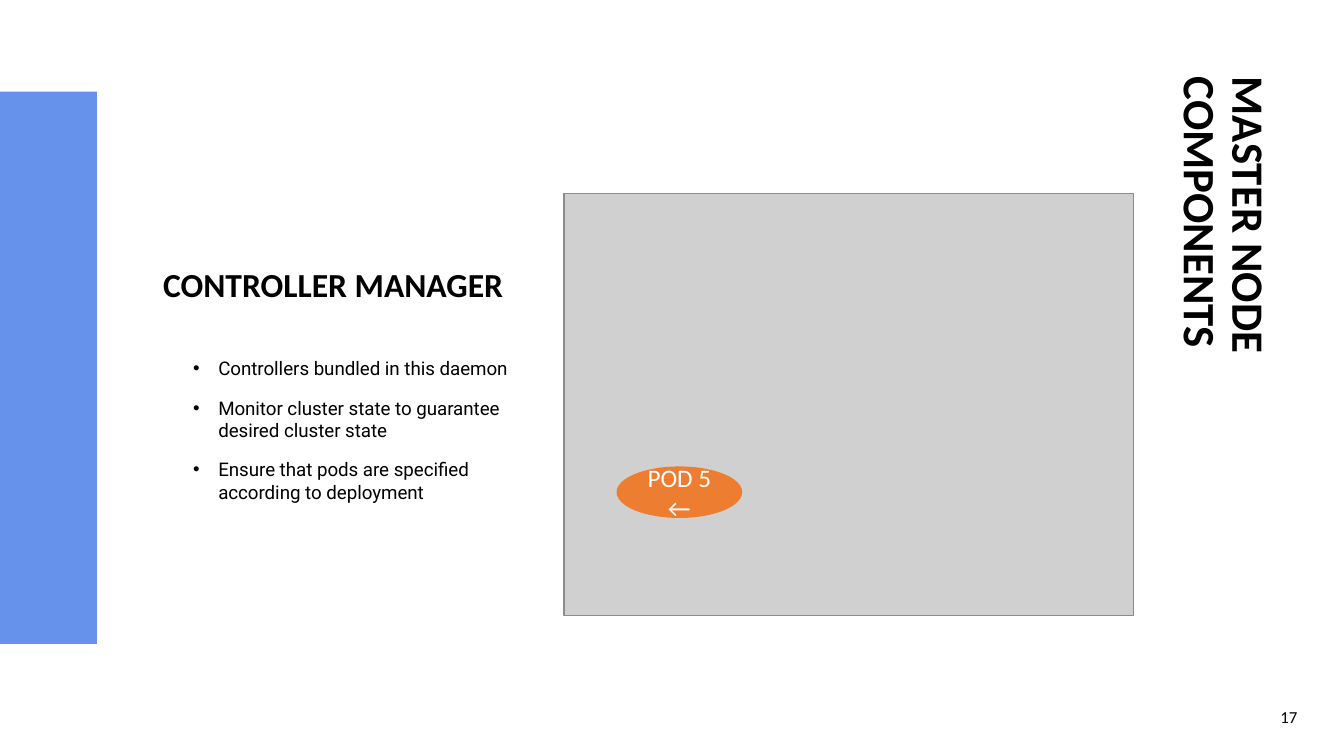
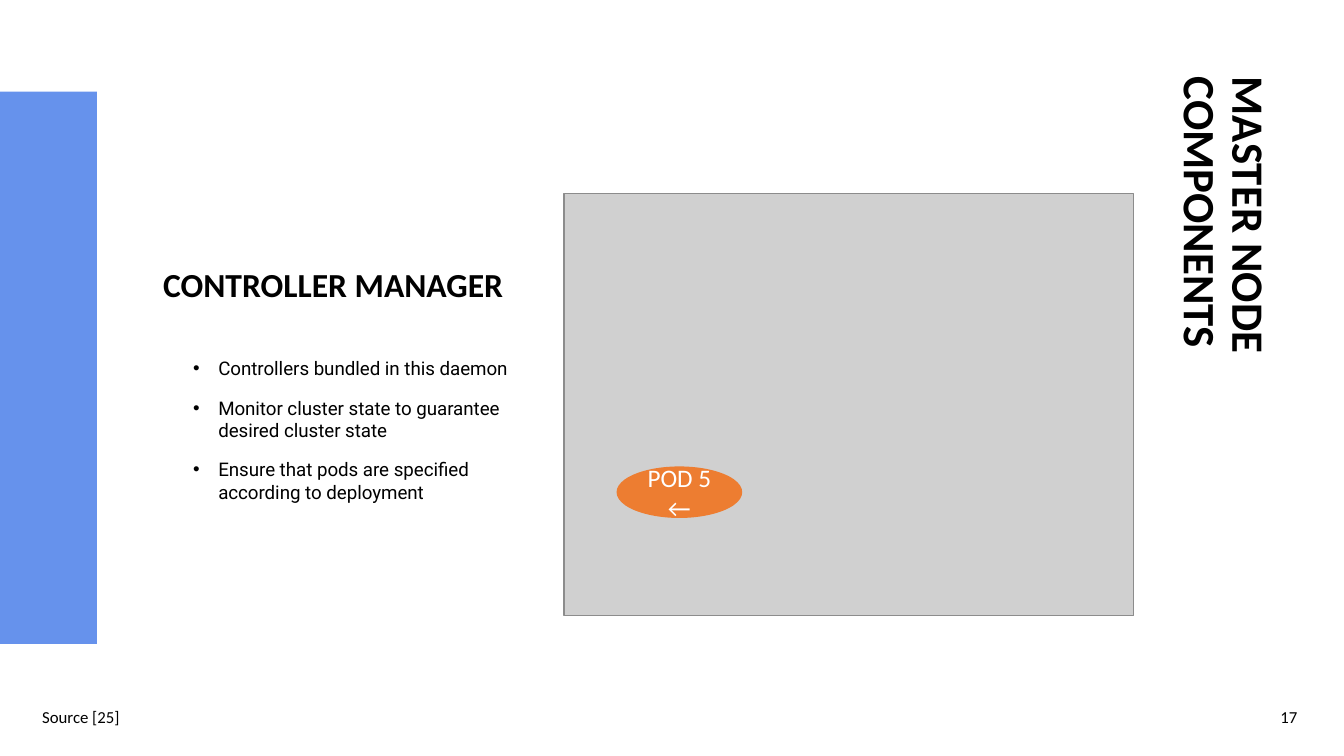
Before and after one commit to sebivenlo/esde_kubernetes_2022, a slide deck: slide 22 of Presentation/Kubernetes.pptx. Drawn at 1344x756 pixels with LibreOffice and Linux fonts; fonts in the diff are those of the drawing; grey boxes stand for pictures. Boxes give left, top, right and bottom in pixels: in the first picture for what was removed or moved away, otherwise in the second. Text is boxed around its words. In the diff, an @@ line names an element or a change of style, - is before the commit and + after.

```diff
--- a/Presentation/Kubernetes.pptx
+++ b/Presentation/Kubernetes.pptx
@@ text added at bbox=[42, 711, 119, 726], 12 pt, text #000000 @@
+Source [25]
```
Also in this commit, not shown: 6 other slides changed, 1 other file.
